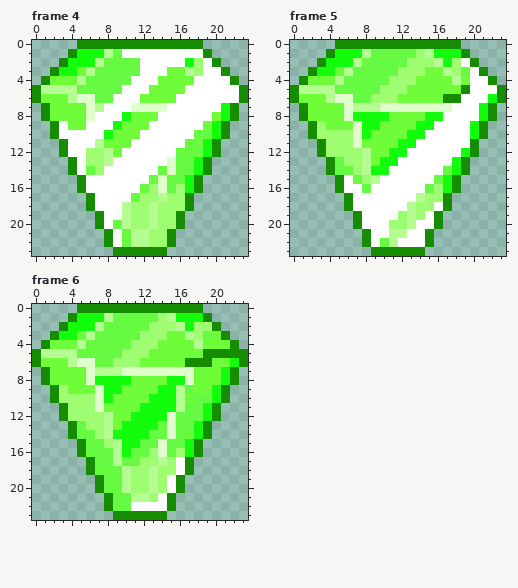
One commit to this animated GIF sprite: icon/CC0/gem/individual/software_atelier/24x24/animation/jewel_01_green.gif. The picture above was drawn from the file before the commit.
The file is 24x24 pixels, 6 frames. Shown: frame 4, frame 5, frame 6.
After:
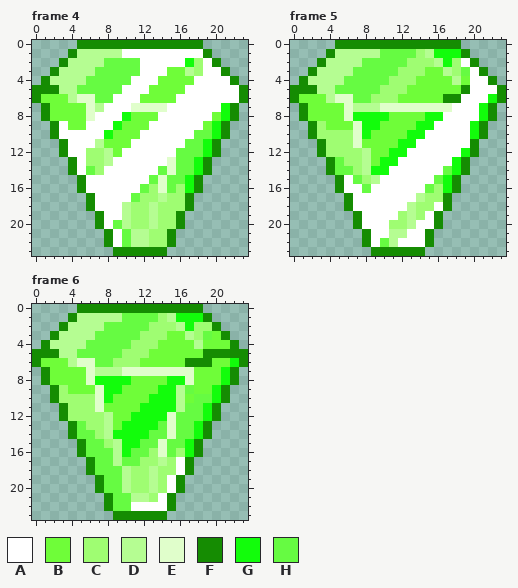
Palette (. is transparent): A #ffffff  B #6ffd39  C #9ffd72  D #b5fd92  E #e0fecb  F #158c02  G #12fd0b  H #66fb42
What changed:
Frame 4:
The author changed colour B to colour D in row 3 at x 5; in row 4 at x 2 to 4.
The author changed colour G to colour D in row 1 at x 5 to 7; in row 2 at x 4 to 6; in row 3 at x 3 to 4.
The author changed colour H to colour D in row 1 at x 9.
The author changed colour D to colour F in row 5 at x 1 to 2.
Frame 5: the same change as frame 4
Frame 6: the same change as frame 4
